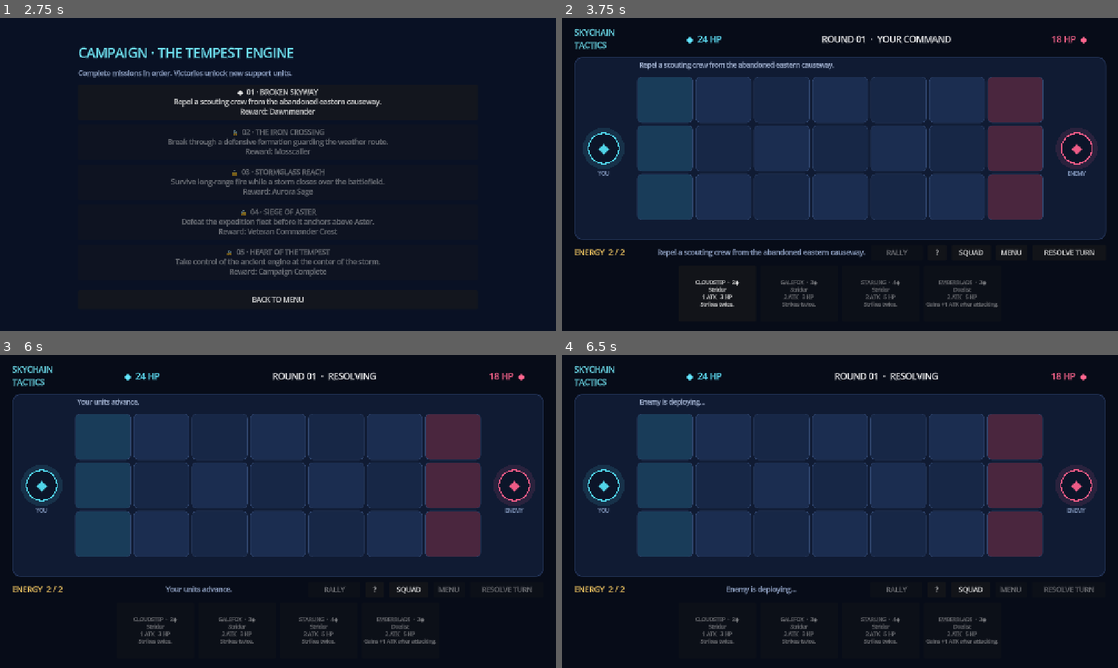
Above: before the commit, frames 1-4 (two rows, left to right).
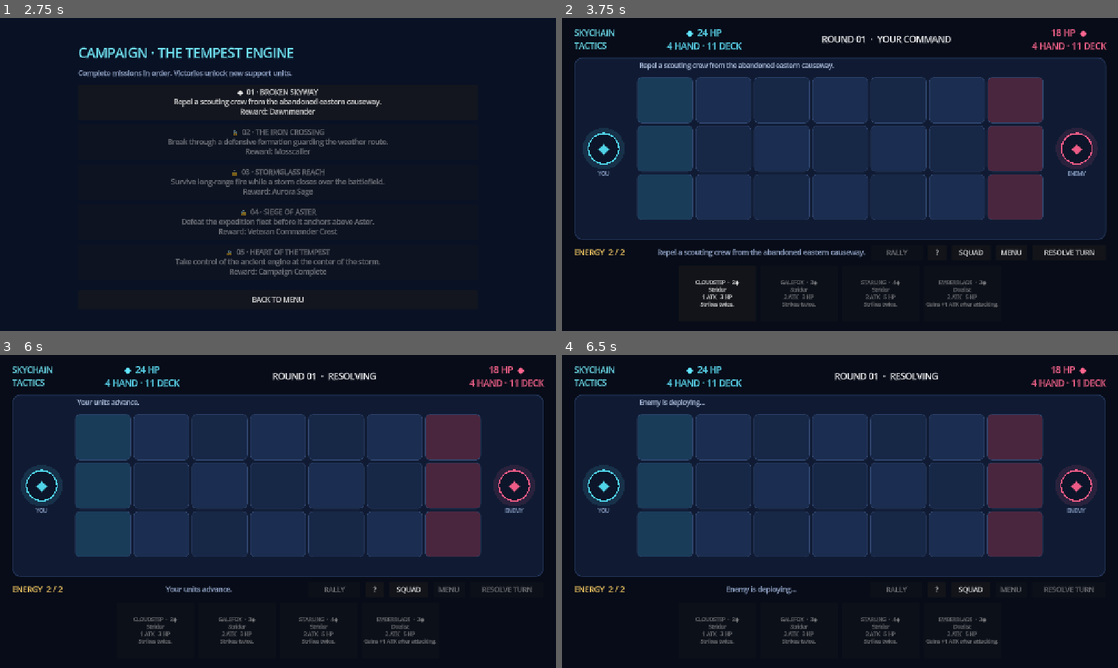
Above: after the commit, the same moments.

Repository: prldd/HeavenStrike
Game: Godot game, scene res://main.tscn
Same seed, same stepped clock (60 frames per second), same inputs: the game is played once before the commit and once after it.
Inputs:
- Up to frame 1 (2.75 s): click "CAMPAIGN" at 0.5 s; click "?" at 1.25 s; click "SQUAD" at 2 s
- Up to frame 2 (3.75 s): click "◆ 01 · BROKEN SKYWAY Repel a …" at 2.75 s; click "SKIP" at 3.5 s
- Up to frame 3 (6 s): click "?" at 4.25 s; click "SKIP" at 5 s; click "RESOLVE TURN" at 5.75 s
- Up to frame 4 (6.5 s): no input

Frame 1 is identical in both runs. In frame 2, 1.7% of the frame differs, in the area x 2-98%, y 3-52%; in frame 3, 1.6%; in frame 4, 1.6%.

Commit message:
AI Uses deck as well

Diff:
--- a/scripts/campaign_store.gd
+++ b/scripts/campaign_store.gd
@@ -88,3 +88,15 @@
 		if reward in REWARD_UNITS and reward not in unlocked:
 			unlocked.append(reward)
 	return unlocked
+
+static func enemy_squad_names(mission_id: int, roster: Array) -> Array:
+	var names: Array = []
+	if roster.is_empty():
+		return names
+	var offset: int = maxi(0, mission_id) * 3
+	for index in roster.size():
+		var roster_index: int = (index + offset) % roster.size()
+		names.append(roster[roster_index].name)
+		if names.size() >= 15:
+			break
+	return names
--- a/scripts/main.gd
+++ b/scripts/main.gd
@@ -45,6 +45,7 @@
 var squad_names: Array = []
 var editing_squad_names: Array = []
 var battle_deck: Array = []
+var enemy_deck: Array = []
 var completed_missions: Array = []
 var current_mission_id := -1
 var campaign_battle := false
@@ -53,7 +54,9 @@
 
 var units: Array = []
 var player_hand: Array = []
+var enemy_hand: Array = []
 var draw_index := 0
+var enemy_draw_index := 0
 var selected_hand_index := -1
 var selected_board_unit_id := -1
 var next_unit_id := 1
@@ -719,8 +722,13 @@
 func _start_new_match() -> void:
 	units.clear()
 	player_hand.clear()
+	enemy_hand.clear()
 	battle_deck = SquadStoreScript.build_deck(squad_names, roster)
+	var enemy_squad_id := current_mission_id if campaign_battle else 0
+	var enemy_squad_names: Array = CampaignStoreScript.enemy_squad_names(enemy_squad_id, roster)
+	enemy_deck = SquadStoreScript.build_deck(enemy_squad_names, roster)
 	draw_index = 0
+	enemy_draw_index = 0
 	selected_hand_index = -1
 	selected_board_unit_id = -1
 	next_unit_id = 1
@@ -739,6 +747,7 @@
 	status_message = "Select a unit card, then choose a deployment lane."
 	for i in 4:
 		_draw_player_card()
+		_draw_enemy_card()
 	_refresh()
 
 func _draw_player_card() -> void:
@@ -747,9 +756,19 @@
 	player_hand.append(battle_deck[draw_index].duplicate())
 	draw_index += 1
 
+func _draw_enemy_card() -> void:
+	if enemy_hand.size() >= 5 or enemy_draw_index >= enemy_deck.size():
+		return
+	enemy_hand.append(enemy_deck[enemy_draw_index].duplicate())
+	enemy_draw_index += 1
+
 func _refresh() -> void:
-	player_hp_label.text = "◆  %02d HP" % player_hp
-	enemy_hp_label.text = "%02d HP  ◆" % enemy_hp
+	player_hp_label.text = "◆  %02d HP\n%d HAND · %d DECK" % [
+		player_hp, player_hand.size(), battle_deck.size() - draw_index
+	]
+	enemy_hp_label.text = "%02d HP  ◆\n%d HAND · %d DECK" % [
+		enemy_hp, enemy_hand.size(), enemy_deck.size() - enemy_draw_index
+	]
 	energy_label.text = "ENERGY  %d / %d" % [player_energy, player_max_energy]
 	turn_label.text = "ROUND %02d  ·  YOUR COMMAND" % round_number if input_enabled else "ROUND %02d  ·  RESOLVING" % round_number
 	hint_label.text = status_message
@@ -908,6 +927,8 @@
 			unit.repositioned = false
 	enemy_max_energy = mini(10, enemy_max_energy + (1 if round_number > 1 else 0))
 	enemy_energy = enemy_max_energy
+	if round_number > 1:
+		_draw_enemy_card()
 	status_message = "Enemy is deploying..."
 	_refresh()
 	await get_tree().create_timer(0.55).timeout
@@ -915,13 +936,16 @@
 
 	var attempts := 0
 	while attempts < 3:
-		var choice: Dictionary = BattleAIScript.choose_deployment(roster, enemy_energy, units)
+		var choice: Dictionary = BattleAIScript.choose_deployment(enemy_hand, enemy_energy, units)
 		if choice.is_empty():
 			break
 		var card: Dictionary = choice.card
 		var row: int = choice.row
 		_spawn_unit(card, ENEMY, row, COLS - 1)
 		enemy_energy -= card.cost
+		var hand_index: int = enemy_hand.find(card)
+		if hand_index >= 0:
+			enemy_hand.remove_at(hand_index)
 		status_message = "Enemy deployed %s to lane %d." % [card.name, row + 1]
 		_refresh()
 		await get_tree().create_timer(0.35).timeout
--- a/tests/smoke_test.gd
+++ b/tests/smoke_test.gd
@@ -31,6 +31,13 @@
 	assert("Dawnmender" not in starting_unlocks)
 	var earned_unlocks: Array = CampaignStoreScript.unlocked_unit_names(roster, [0, 1, 2])
 	assert(earned_unlocks.size() == 18)
+	var enemy_squad: Array = CampaignStoreScript.enemy_squad_names(2, roster)
+	assert(enemy_squad.size() == 15)
+	var unique_enemy_cards: Array = []
+	for card_name in enemy_squad:
+		if card_name not in unique_enemy_cards:
+			unique_enemy_cards.append(card_name)
+	assert(unique_enemy_cards.size() == 15)
 
 	var mover := {"id": 1, "side": 0, "kind": "Duelist", "row": 1, "col": 2, "repositioned": false}
 	var distant_warden := {"id": 2, "side": 1, "kind": "Warden", "row": 1, "col": 5, "repositioned": false}
@@ -82,6 +89,13 @@
 	assert(not choice.is_empty(), "AI should find an affordable deployment.")
 	assert(choice.card.cost <= 2)
 	assert(choice.row == 1, "AI should answer the most dangerous lane.")
+	var finite_hand: Array = roster.slice(0, 4)
+	var hand_choice: Dictionary = BattleAIScript.choose_deployment(finite_hand, 2, units)
+	assert(not hand_choice.is_empty())
+	var chosen_index: int = finite_hand.find(hand_choice.card)
+	assert(chosen_index >= 0)
+	finite_hand.remove_at(chosen_index)
+	assert(finite_hand.size() == 3)
 
 	var blocked_units := [
 		{"side": 1, "row": 0, "col": 6, "atk": 1, "hp": 1, "max_hp": 1},
Not shown, changed: PROJECT.md
Not shown, changed: README.md
